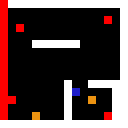
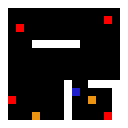
Comparing the layer stacks of the two w=128, h=128 images. Changes:
painted on "Fundo" over (x1=0, y1=0, x2=8, y2=120)
